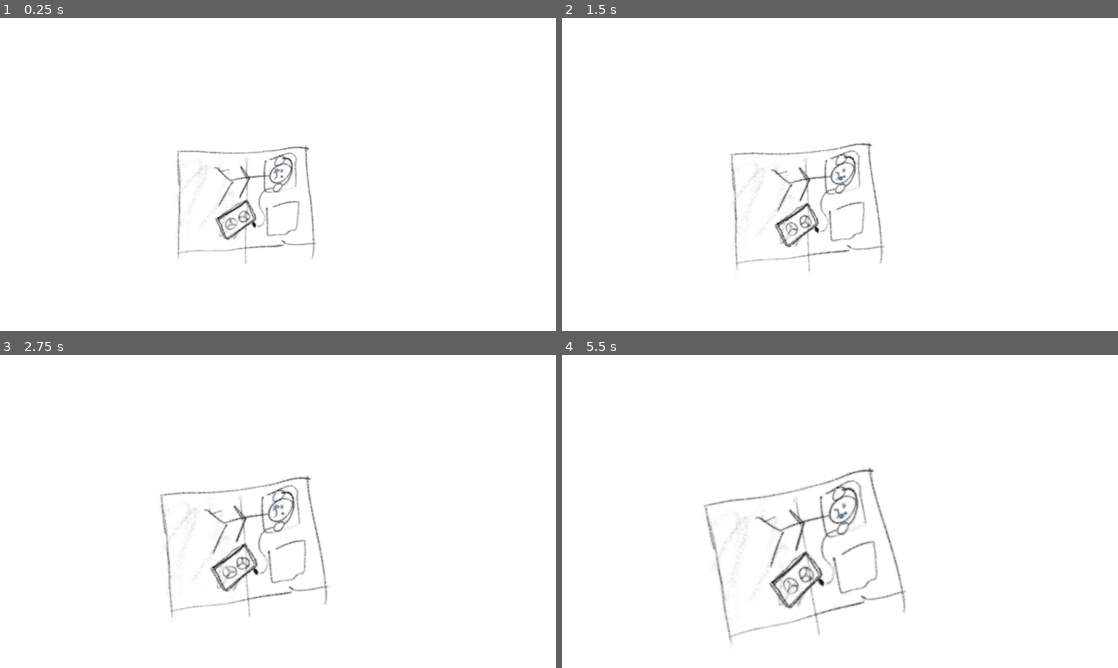
Above: before the commit, frames 1-4 (two rows, left to right).
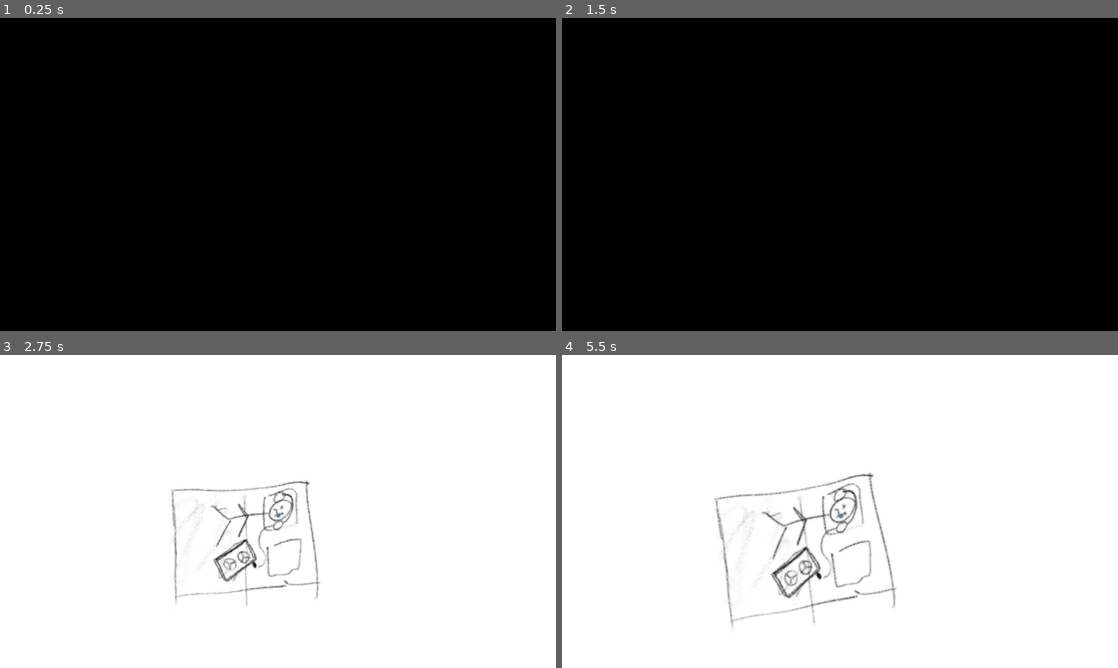
Above: after the commit, the same moments.

Repository: jdcalvelli/prototype-studio-prompt-2
Game: Godot game, scene res://scenes/intro.tscn
Two runs of this game, one before a commit and one after it. Both use one fixed random seed, a clock stepped at 60 frames per second and the inputs below. Before the commit the project starts from res://scenes/main_scene.tscn.
Inputs:
- Up to frame 1 (0.25 s): no input
- Up to frame 2 (1.5 s): hold D 0.53-1.28 s; hold R 0.53-1.28 s; hold S from 1.28 s (still down); tap R at 1.35 s
- Up to frame 3 (2.75 s): release S at 2.03 s; hold D from 2.03 s (still down); hold R from 2.03 s (still down); tap Q at 2.1 s
- Up to frame 4 (5.5 s): release D at 2.78 s; release R at 2.78 s; hold W 2.78-3.53 s; tap E at 2.85 s; tap R at 3.05, 4.55 s; hold R 3.53-4.28 s; hold A 3.53-5.03 s; tap T at 3.6 s; tap Y at 4.35 s; hold S from 5.03 s (still down); hold R from 5.03 s (still down); tap U at 5.1 s

The runs differ from the first frame. In frame 1, 100% of the frame differs, in the area x 0-100%, y 0-100%; in frame 2, 100%; in frame 3, 3.2%; in frame 4, 4.1%.

Commit message:
adding intro and outro

Diff:
--- a/project.godot
+++ b/project.godot
@@ -11,7 +11,7 @@
 [application]
 
 config/name="Prototype-studio-prompt-2"
-run/main_scene="res://scenes/main_scene.tscn"
+run/main_scene="res://scenes/intro.tscn"
 config/features=PackedStringArray("4.1", "GL Compatibility")
 config/icon="res://icon.svg"
 
--- /dev/null
+++ b/scenes/intro.tscn
@@ -0,0 +1,29 @@
+[gd_scene load_steps=6 format=3 uid="uid://b7i0wcbe356fc"]
+
+[ext_resource type="Script" path="res://scripts/intro.gd" id="1_1vya8"]
+[ext_resource type="Texture2D" uid="uid://npg4pi4oecu2" path="res://assets/prototype 2 - krita/layer-exports/Background.PNG" id="1_s2adx"]
+[ext_resource type="AudioStream" uid="uid://cxdxdpribkbwe" path="res://audio/383774__deleted_user_7146007__laying-down-on-getting-off-of-creaky-bed.wav" id="2_1vl15"]
+[ext_resource type="AudioStream" uid="uid://b5du0tdf023bb" path="res://audio/680834__not_yr__cassette-box-cassette-case.wav" id="3_286sg"]
+[ext_resource type="AudioStream" uid="uid://b317mlayaq7lv" path="res://audio/cassette on.wav" id="4_686if"]
+
+[node name="intro" type="Node2D"]
+script = ExtResource("1_1vya8")
+
+[node name="Camera2D" type="Camera2D" parent="."]
+
+[node name="Sprite2D" type="Sprite2D" parent="."]
+self_modulate = Color(0, 0, 0, 1)
+texture = ExtResource("1_s2adx")
+
+[node name="GettingInBed" type="AudioStreamPlayer" parent="."]
+stream = ExtResource("2_1vl15")
+volume_db = -6.0
+autoplay = true
+
+[node name="FumbleWithCassette" type="AudioStreamPlayer" parent="."]
+stream = ExtResource("3_286sg")
+volume_db = -6.0
+
+[node name="HitPlay" type="AudioStreamPlayer" parent="."]
+stream = ExtResource("4_686if")
+volume_db = -5.0
--- a/scenes/main_scene.tscn
+++ b/scenes/main_scene.tscn
@@ -1,6 +1,7 @@
-[gd_scene load_steps=18 format=3 uid="uid://b21hddgw1wutf"]
+[gd_scene load_steps=20 format=3 uid="uid://b21hddgw1wutf"]
 
 [ext_resource type="Texture2D" uid="uid://npg4pi4oecu2" path="res://assets/prototype 2 - krita/layer-exports/Background.PNG" id="1_5dtqo"]
+[ext_resource type="Script" path="res://scripts/main_scene.gd" id="1_516c3"]
 [ext_resource type="Script" path="res://scripts/Camera2D.gd" id="1_d22u5"]
 [ext_resource type="Texture2D" uid="uid://cnl74vcyf2a8v" path="res://assets/prototype 2 - krita/layer-exports/bed.PNG" id="2_v5h4o"]
 [ext_resource type="Texture2D" uid="uid://bwv1ahydak6ph" path="res://assets/prototype 2 - krita/layer-exports/cassette player.PNG" id="3_icjjd"]
@@ -16,6 +17,7 @@
 [ext_resource type="Texture2D" uid="uid://cl0m2pni4vrkj" path="res://assets/prototype 2 - krita/layer-exports/face 2.PNG" id="13_77kd4"]
 [ext_resource type="Script" path="res://scripts/Face.gd" id="14_5ojmc"]
 [ext_resource type="AudioStream" uid="uid://cswjy81betaqh" path="res://audio/Dijon - Rodeo Clown (Official Audio).mp3" id="16_gjdku"]
+[ext_resource type="AudioStream" uid="uid://fixjcwo76fk0" path="res://audio/cassette hum.wav" id="17_176w7"]
 
 [sub_resource type="SpriteFrames" id="SpriteFrames_473gf"]
 animations = [{
@@ -48,6 +50,7 @@
 }]
 
 [node name="MainScene" type="Node2D"]
+script = ExtResource("1_516c3")
 
 [node name="Camera2D" type="Camera2D" parent="."]
 position = Vector2(93, -57)
@@ -103,7 +106,12 @@
 animation = &"neutral"
 script = ExtResource("14_5ojmc")
 
-[node name="AudioStreamPlayer" type="AudioStreamPlayer" parent="."]
+[node name="Dijon" type="AudioStreamPlayer" parent="."]
 stream = ExtResource("16_gjdku")
-volume_db = -2.0
+volume_db = -6.0
 autoplay = true
+
+[node name="CassetteHum" type="AudioStreamPlayer" parent="."]
+stream = ExtResource("17_176w7")
+volume_db = -5.0
+autoplay = true
--- /dev/null
+++ b/scenes/outro.tscn
@@ -0,0 +1,19 @@
+[gd_scene load_steps=4 format=3 uid="uid://c8scor0e0led2"]
+
+[ext_resource type="Texture2D" uid="uid://npg4pi4oecu2" path="res://assets/prototype 2 - krita/layer-exports/Background.PNG" id="1_bu2tl"]
+[ext_resource type="Script" path="res://scripts/outro.gd" id="1_wamml"]
+[ext_resource type="AudioStream" uid="uid://cqfoqk3ckt0pd" path="res://audio/cassette off.wav" id="2_iod4b"]
+
+[node name="outro" type="Node2D"]
+script = ExtResource("1_wamml")
+
+[node name="Camera2D" type="Camera2D" parent="."]
+
+[node name="Sprite2D" type="Sprite2D" parent="."]
+self_modulate = Color(0, 0, 0, 1)
+texture = ExtResource("1_bu2tl")
+
+[node name="CassetteOff" type="AudioStreamPlayer" parent="."]
+stream = ExtResource("2_iod4b")
+volume_db = -5.0
+autoplay = true
--- a/scripts/Events.gd
+++ b/scripts/Events.gd
@@ -1,11 +1,3 @@
 extends Node
 
-
-# Called when the node enters the scene tree for the first time.
-func _ready():
-	pass # Replace with function body.
-
-
-# Called every frame. 'delta' is the elapsed time since the previous frame.
-func _process(delta):
-	pass
+signal changeScene(newScene : String)
--- a/scripts/GameManager.gd
+++ b/scripts/GameManager.gd
@@ -11,6 +11,9 @@
 var numKeysToSelect = 5
 
 func _ready():
+	# connect to signal
+	Events.changeScene.connect(_on_change_scene)
+
 	# this is to pick non repeating
 	var n = 0
 	while n < numKeysToSelect:
@@ -26,3 +29,12 @@
 	for key in selectedKeyboardKeys:
 		if Input.is_key_pressed(key):
 			print(str(key) + " is held")
+
+func _on_change_scene(nextScene : String):
+	match nextScene:
+		"intro":
+			get_tree().change_scene_to_file("res://scenes/intro.tscn")
+		"main":
+			get_tree().change_scene_to_file("res://scenes/main_scene.tscn")
+		"outro":
+			get_tree().change_scene_to_file("res://scenes/outro.tscn")
--- /dev/null
+++ b/scripts/intro.gd
@@ -0,0 +1,18 @@
+extends Node2D
+
+
+# Called when the node enters the scene tree for the first time.
+func _ready():
+	$GettingInBed.finished.connect(_on_bed_finished)
+	$FumbleWithCassette.finished.connect(_on_cassette_finished)
+	$HitPlay.finished.connect(_on_play_finished)
+
+func _on_bed_finished():
+	$FumbleWithCassette.play()
+
+func _on_cassette_finished():
+	$HitPlay.play()
+
+func _on_play_finished():
+	# change scene
+	Events.changeScene.emit("main")
--- /dev/null
+++ b/scripts/main_scene.gd
@@ -0,0 +1,10 @@
+extends Node2D
+
+
+# Called when the node enters the scene tree for the first time.
+func _ready():
+	$Dijon.finished.connect(_on_song_finish)
+
+func _on_song_finish():
+	await get_tree().create_timer(4).timeout
+	Events.changeScene.emit("outro")
--- /dev/null
+++ b/scripts/outro.gd
@@ -0,0 +1,13 @@
+extends Node2D
+
+var restartable : bool = false
+
+func _ready():
+	$CassetteOff.finished.connect(_on_cassette_off)
+
+func _on_cassette_off():
+	restartable = true
+
+func _process(delta):
+	if Input.is_key_pressed(KEY_R) and restartable:
+		Events.changeScene.emit("intro")
Not shown, changed: audio/cassette hum.wav.import
